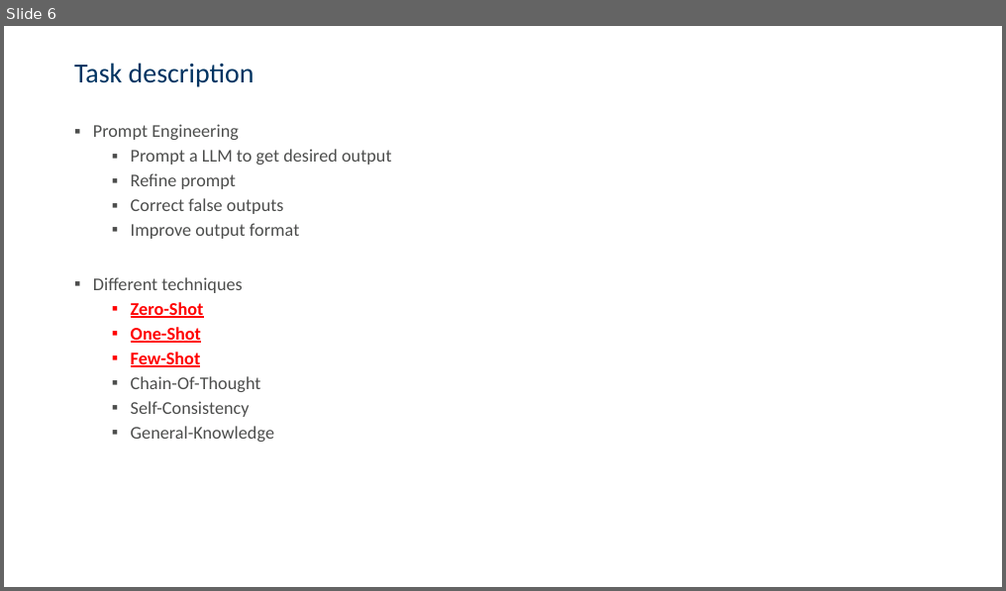
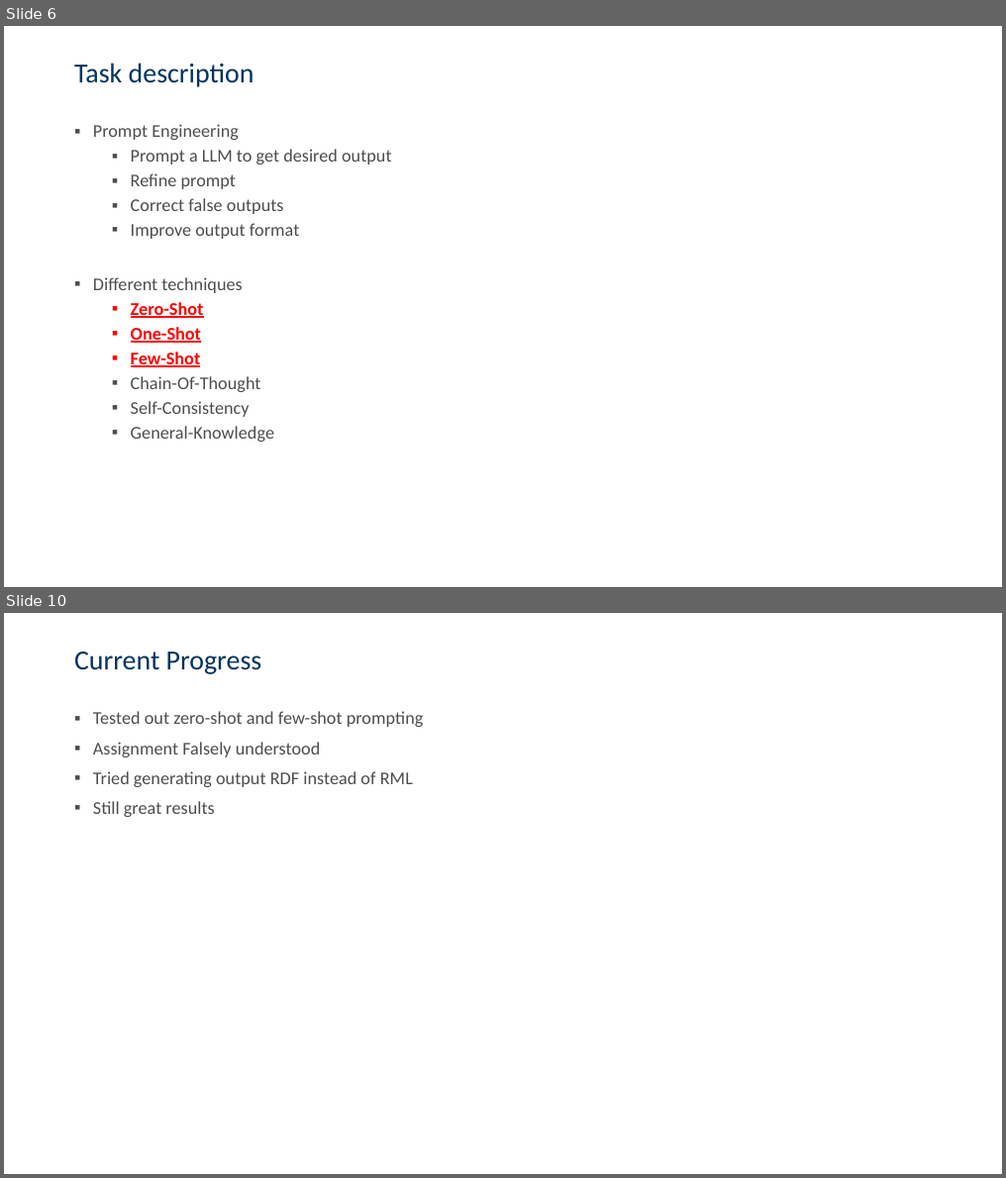
Before and after one commit to csaw5866/smartData, a slide deck: Presentation/midterm.pptx. Shown one above the other, each under a label of ours: slide 6 before the commit, slides 6 and 10 after it; the slides between them are not shown. The pictures are 1006x591 and 1006x1178 pixels, drawn with LibreOffice and Linux fonts; fonts in the diff are those of the drawing; background and template pictures are left out. Boxes give left, top, right and bottom in pixels: in the first picture for what was removed or moved away, otherwise in the second. Text is boxed around its words. In the diff, an @@ line names an element or a change of style, - is before the commit and + after.

```diff
--- a/Presentation/midterm.pptx
+++ b/Presentation/midterm.pptx
@@ slide 10 added at <box>4,613,1002,1174</box>, background picture (left out) @@
@@ title added at <box>74,652,262,674</box>, 26.7 pt, text #003361 @@
+Current Progress
@@ text added at <box>93,711,424,817</box>, 17.3 pt, text #4C4D4C @@
+▪ Tested out zero-shot and few-shot prompting
+▪ Assignment Falsely understood
+▪ Tried generating output RDF instead of RML
+▪ Still great results
```
Also in this commit, not shown: 1 slide changed, 8 other slides added.
